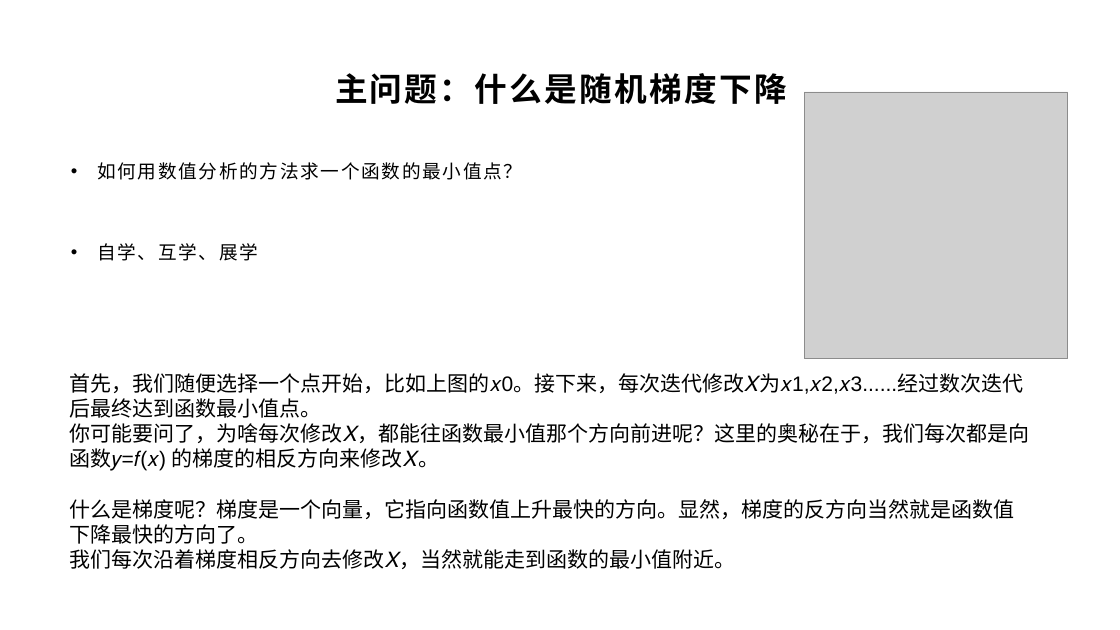
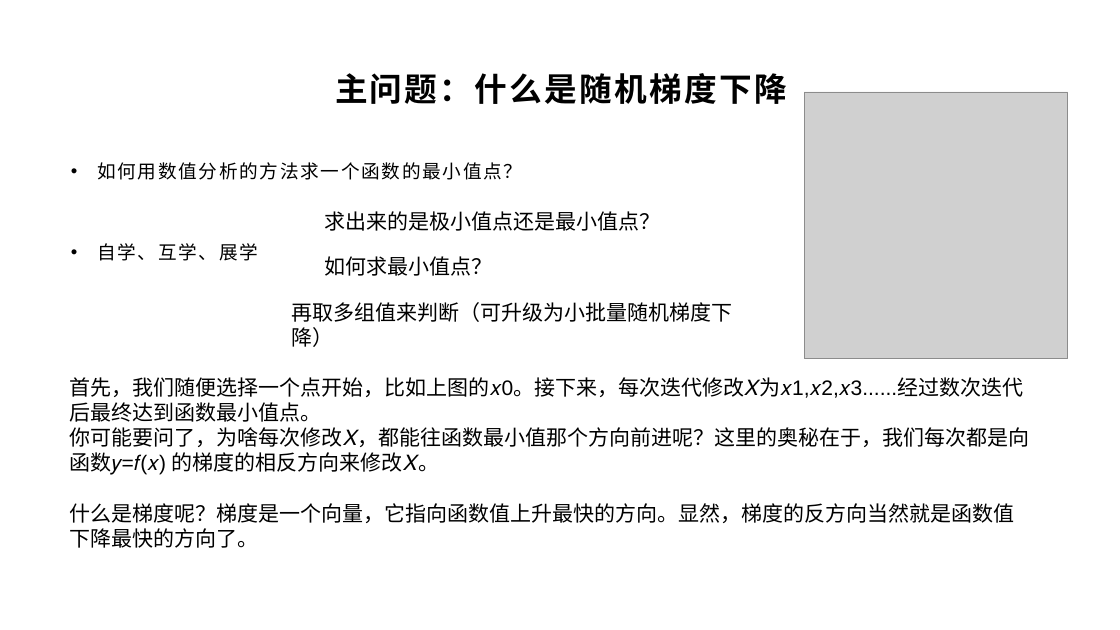
Before and after one commit to yyc-git/DeepLearningEdu, a slide deck: slide 12 of lessons/2_gender_analyze/ppt/“判断性别”Demo需求分析和初步设计（下1）.pptx (slide 10 before the commit). Drawn at 1120x630 pixels with LibreOffice and Linux fonts; fonts in the diff are those of the drawing; grey boxes stand for pictures; background and template pictures are left out. Boxes give left, top, right and bottom in pixels: in the first picture for what was removed or moved away, otherwise in the second. Text is boxed around its words. In the diff, an @@ line names an element or a change of style, - is before the commit and + after.

```diff
--- a/lessons/2_gender_analyze/ppt/“判断性别”Demo需求分析和初步设计（下1）.pptx
+++ b/lessons/2_gender_analyze/ppt/“判断性别”Demo需求分析和初步设计（下1）.pptx
@@ text added at bbox=[324, 211, 660, 231], 18 pt, text #000000 @@
+求出来的是极小值点还是最小值点？
@@ text added at bbox=[324, 256, 492, 276], 18 pt, text #000000 @@
+如何求最小值点？
@@ text added at bbox=[291, 302, 732, 322], 18 pt, text #000000 @@
+再取多组值来判断（可升级为小批量随机梯度下降）
@@ text at bbox=[70, 503, 1015, 548]: text changed @@
-什么是梯度呢？梯度是一个向量，它指向函数值上升最快的方向。显然，梯度的反方向当然就是函数值下降最快的方向了。
-我们每次沿着梯度相反方向去修改𝑋，当然就能走到函数的最小值附近。
+什么是梯度呢？梯度是一个向量，它指向函数值上升最快的方向。显然，梯度的反方向当然就是函数值下降最快的方向了。
```
Also in this commit, not shown: 3 other slides changed, 3 slides added, 1 slide removed, 14 other files.
